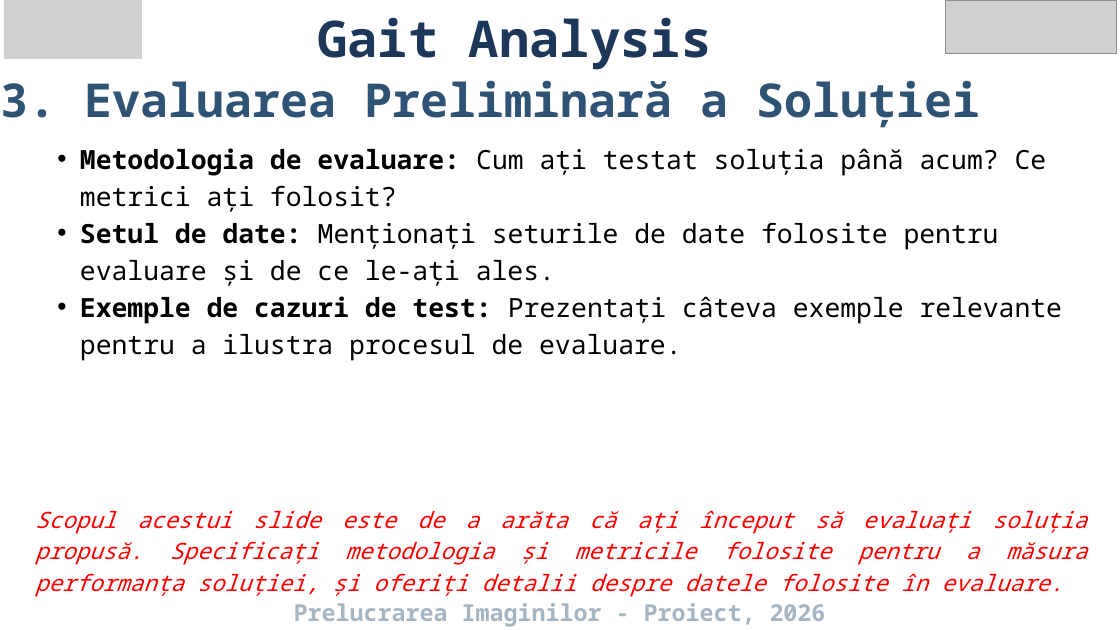
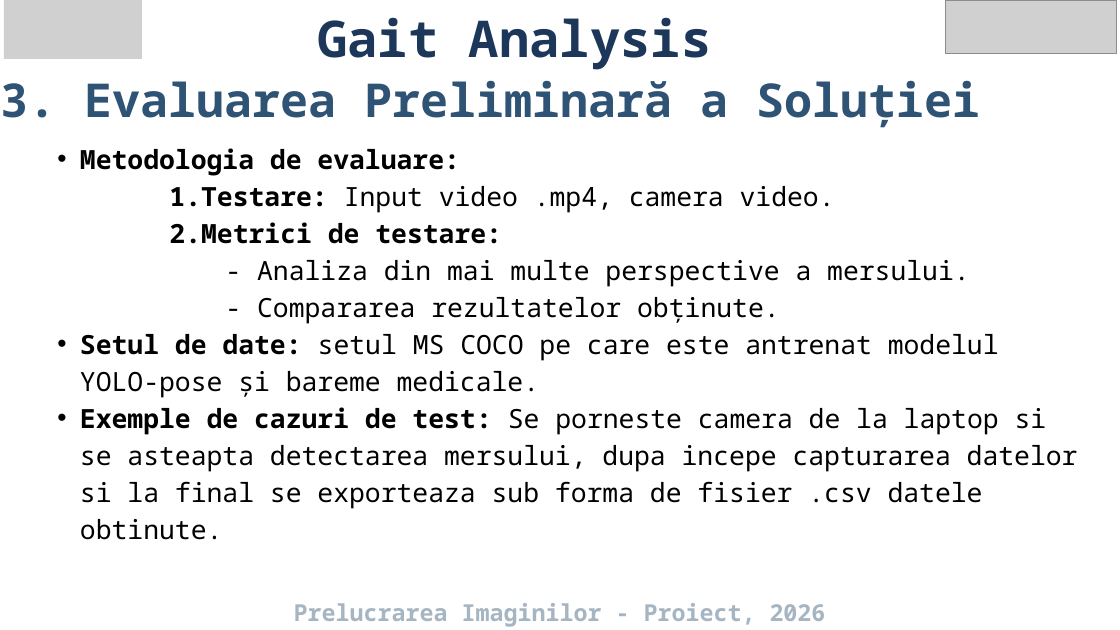
Before and after one commit to SaltieSaltie/Gait-Analysis_PI_Project, a slide deck: slide 5 of Resources/Gait Analysis.pptx. Drawn at 1120x630 pixels with LibreOffice and Linux fonts; fonts in the diff are those of the drawing; grey boxes stand for pictures. Boxes give left, top, right and bottom in pixels: in the first picture for what was removed or moved away, otherwise in the second. Text is boxed around its words. In the diff, an @@ line names an element or a change of style, - is before the commit and + after.

```diff
--- a/Resources/Gait Analysis.pptx
+++ b/Resources/Gait Analysis.pptx
@@ text at (80, 148, 1078, 540): text changed @@
-  • Metodologia de evaluare: Cum ați testat soluția până acum? Ce metrici ați folosit?
-  • Setul de date: Menționați seturile de date folosite pentru evaluare și de ce le-ați ales.
-  • Exemple de cazuri de test: Prezentați câteva exemple relevante pentru a ilustra procesul de evaluare.
-Scopul acestui slide este de a arăta că ați început să evaluați soluția propusă. Specificați metodologia și metricile folosite pentru a măsura performanța soluției, și oferiți detalii despre datele folosite în evaluare.
+  • Metodologia de evaluare:
+          1. Testare: Input video .mp4, camera video.
+          2. Metrici de testare:
+          - Analiza din mai multe perspective a mersului.
+          - Compararea rezultatelor obținute.
+  • Setul de date: setul MS COCO pe care este antrenat modelul YOLO-pose și bareme medicale.
+  • Exemple de cazuri de test: Se porneste camera de la laptop si se asteapta detectarea mersului, dupa incepe capturarea datelor si la final se exporteaza sub forma de fisier .csv datele obtinute.
```
Also in this commit, not shown: 7 other slides changed, 3 slides added, 1 other file.
